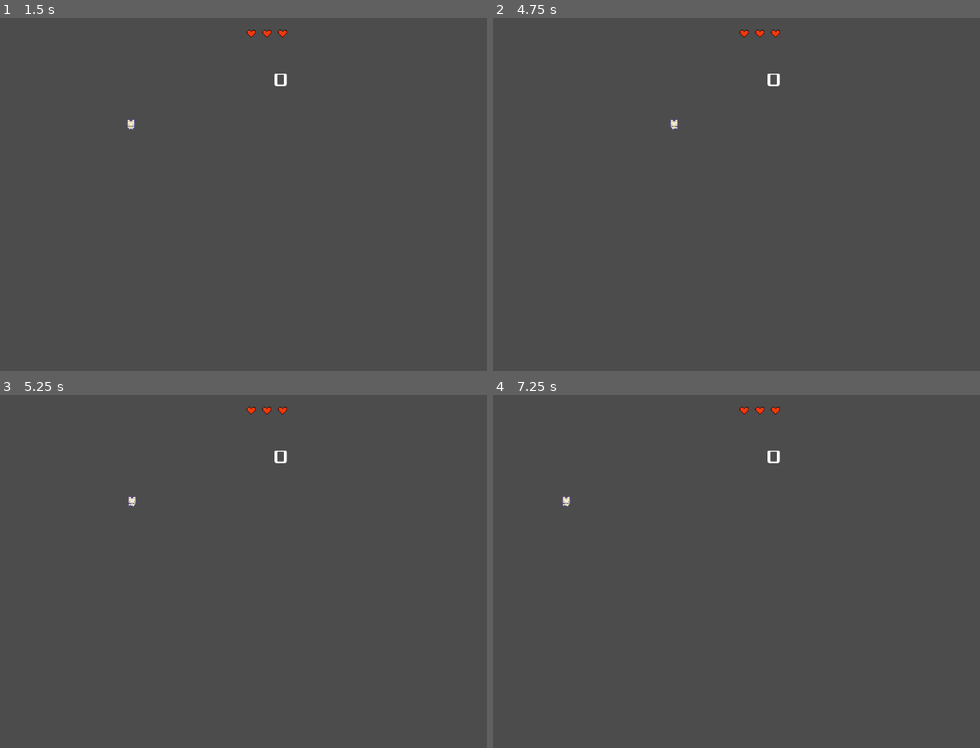
Above: before the commit, frames 1-4 (two rows, left to right).
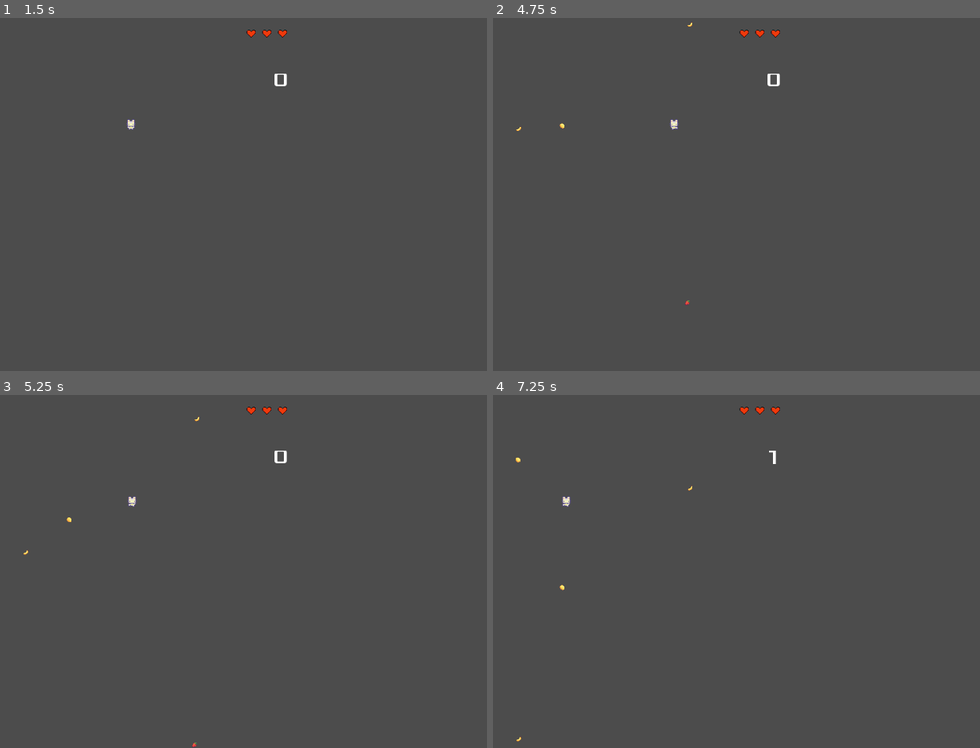
Above: after the commit, the same moments.

Repository: ColinKYuen/BQ-Game-Jam
Game: Godot game, scene res://Scenes/Main.tscn
The game is run twice, just before and just after one commit, with the same random seed, the same clock (stepped at 60 frames per second) and the same inputs.
Inputs:
- Up to frame 1 (1.5 s): click "Start" at 0.5 s; tap Enter at 1.25 s; hold D (move_right) from 1.28 s (still down)
- Up to frame 2 (4.75 s): release D (move_right) at 2.03 s; hold Left (move_left) 2.03-2.78 s; hold D (move_right) 2.78-4.28 s; tap Space at 4.25 s; hold Left (move_left) from 4.28 s (still down)
- Up to frame 3 (5.25 s): keep holding Left (move_left)
- Up to frame 4 (7.25 s): tap Enter at 5.75 s; release Left (move_left) at 6.53 s; hold D (move_right) from 6.53 s (still down)

Frame 1 is identical in both runs. In frame 2, less than 0.1% of the frame differs, in the area x 4-41%, y 1-82%; in frame 3, less than 0.1%; in frame 4, 0.1%, in the area x 4-59%, y 15-99%.

Commit message:
Fixed game not starting

Diff:
--- a/Scenes/Main.tscn
+++ b/Scenes/Main.tscn
@@ -1,6 +1,7 @@
 [gd_scene load_steps=10 format=2]
 
 [ext_resource path="res://Scenes/Player.tscn" type="PackedScene" id=1]
+[ext_resource path="res://Scripts/Main.gd" type="Script" id=2]
 [ext_resource path="res://Scenes/HUD.tscn" type="PackedScene" id=3]
 [ext_resource path="res://Sprout Lands - Sprites - Basic pack/Characters/Basic Charakter Spritesheet.png" type="Texture" id=4]
 
@@ -32,7 +33,7 @@
 height = 10.0
 
 [node name="Main" type="Node2D"]
-script = ExtResource( 4 )
+script = ExtResource( 2 )
 
 [node name="Player" parent="." instance=ExtResource( 1 )]
 position = Vector2( 444, 325 )
--- a/Scripts/HUD.gd
+++ b/Scripts/HUD.gd
@@ -2,20 +2,12 @@
 
 signal start_game
 
-# Declare member variables here. Examples:
-# var a = 2
-# var b = "text"
 var score = 0;
 var lives = 3;
 
 # Called when the node enters the scene tree for the first time.
 func _ready():
-#	get_parent().get_node("GoodFruit").connect("fruit_collected", self, "_on_HUD_fruit_collected")
 	pass
-
-# Called every frame. 'delta' is the elapsed time since the previous frame.
-#func _process(delta):
-#	pass
 
 func show_message(text):
 	$Message.text = text
--- a/Scripts/Main.gd
+++ b/Scripts/Main.gd
@@ -30,7 +30,7 @@
 		if timer > 1:
 			rng.randomize()
 			timer = 0
-			spawn(rng.randf_range(0, window_width), rng.randf_range(100, 500))
+			spawn(rng.randf_range(0, window_width), rng.randf_range(100, 500), rng.randf_range(1, 100))
 
 func spawn(location: float, speed: float, fruit_chance: float):
 	#TODO: fix array index 0 throwing error
